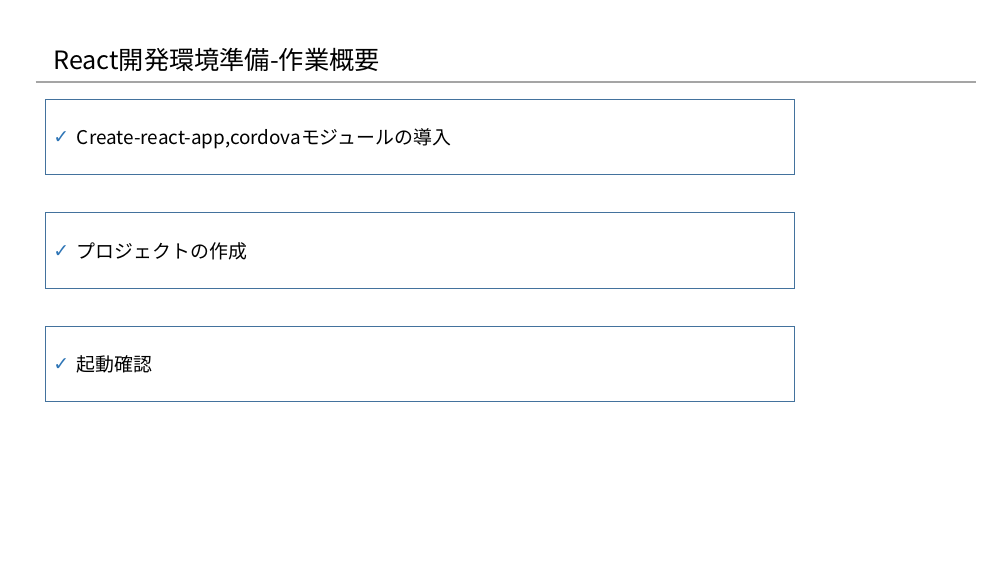
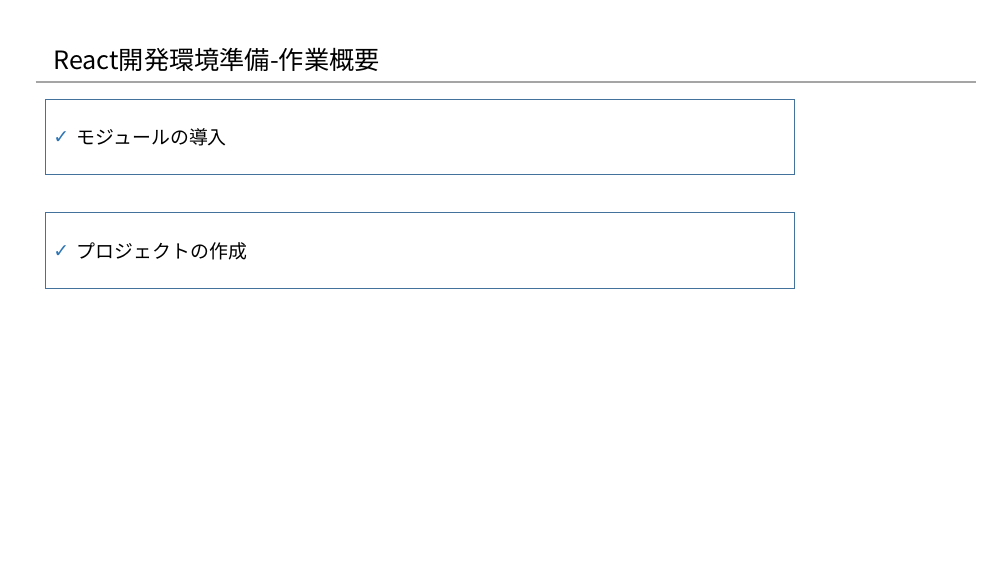
Before and after one commit to konnpeitoon/diary, a slide deck: slide 12 of doc/01_勉強会/01_勉強会資料/20180719_勉強会/02.資料/04_開発環境構築.pptx. Drawn at 1008x567 pixels with LibreOffice and Linux fonts; fonts in the diff are those of the drawing; background and template pictures are left out. Boxes give left, top, right and bottom in pixels: in the first picture for what was removed or moved away, otherwise in the second. Text is boxed around its words. In the diff, an @@ line names an element or a change of style, - is before the commit and + after.

```diff
--- a/doc/01_勉強会/01_勉強会資料/20180719_勉強会/02.資料/04_開発環境構築.pptx
+++ b/doc/01_勉強会/01_勉強会資料/20180719_勉強会/02.資料/04_開発環境構築.pptx
@@ text in rectangle at box(77, 128, 227, 146): text changed @@
-✓ Create-react-app,cordovaモジュールの導入
+✓ モジュールの導入
@@ rectangle removed at box(46, 327, 795, 402) @@
-✓ 起動確認
```
Also in this commit, not shown: 3 other slides changed, 8 slides added, 1 slide removed.
